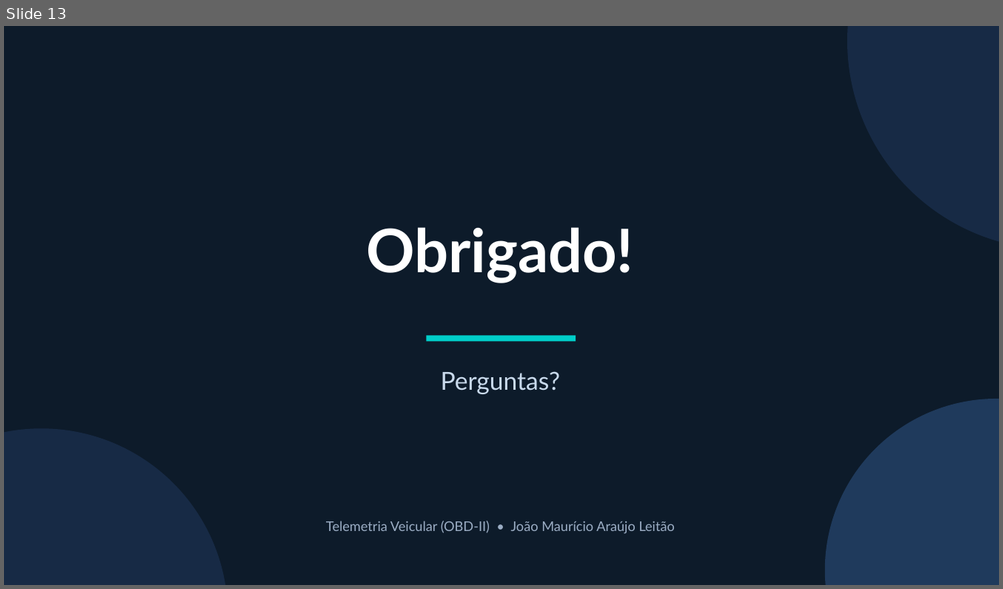
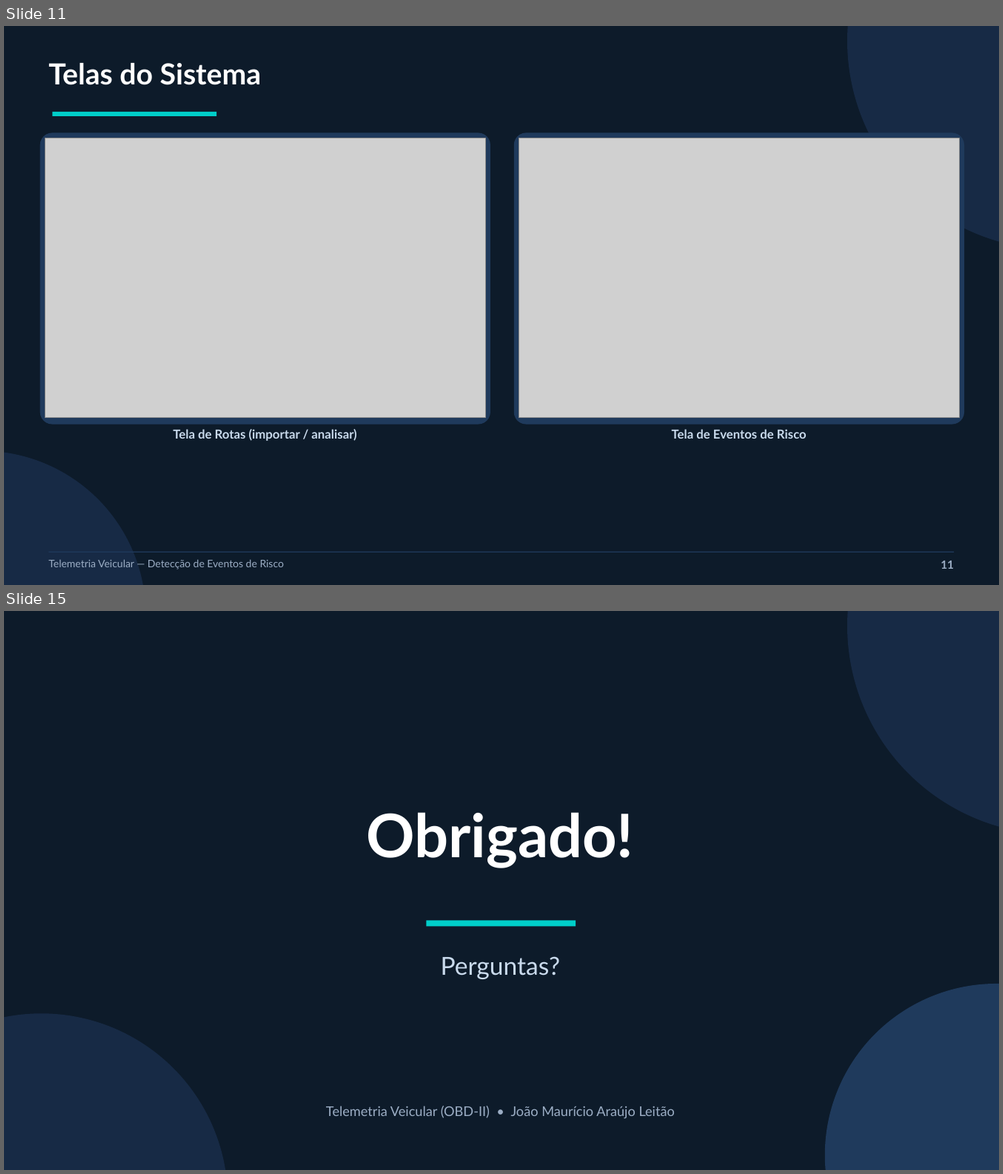
Before and after one commit to joaomauricio22/sensores-iot, a slide deck: apresentacao/slides_pav.pptx. Shown one above the other, each under a label of ours: slide 13 before the commit, slides 11 and 15 after it; the slides between them are not shown. The pictures are 1003x589 and 1003x1174 pixels, drawn with LibreOffice and Linux fonts; fonts in the diff are those of the drawing; grey boxes stand for pictures. Boxes give left, top, right and bottom in pixels: in the first picture for what was removed or moved away, otherwise in the second. Text is boxed around its words. In the diff, an @@ line names an element or a change of style, - is before the commit and + after.

```diff
--- a/apresentacao/slides_pav.pptx
+++ b/apresentacao/slides_pav.pptx
@@ slide 11 added at bbox=[4, 26, 999, 585], background #FFFFFF @@
@@ rectangle added at bbox=[4, 26, 999, 585], fill #0D1B2A @@
@@ ellipse added at bbox=[847, 26, 999, 249], fill #172A45 @@
@@ text added at bbox=[48, 63, 262, 85], 28 pt, text #FFFFFF, bold @@
+Telas do Sistema
@@ rectangle added at bbox=[53, 112, 216, 116], fill #00CEC9 @@
@@ rounded rectangle added at bbox=[40, 133, 489, 424], fill #1F3A5C, outline #1F3A5C 1 pt @@
@@ rounded rectangle added at bbox=[515, 133, 964, 424], fill #1F3A5C, outline #1F3A5C 1 pt @@
@@ picture added at bbox=[45, 138, 485, 417] @@
@@ picture added at bbox=[519, 138, 959, 417] @@
@@ text added at bbox=[173, 429, 356, 441], 12 pt, text #C9DAEC, bold @@
+Tela de Rotas (importar / analisar)
@@ text added at bbox=[671, 429, 806, 439], 12 pt, text #C9DAEC, bold @@
+Tela de Eventos de Risco
@@ ellipse added at bbox=[4, 452, 146, 585], fill #172A45 @@
@@ rectangle added at bbox=[48, 552, 954, 553], fill #1F3A5C @@
@@ text added at bbox=[48, 560, 284, 570], 10 pt, text #9BADC4 @@
+Telemetria Veicular — Detecção de Eventos de Risco
@@ text added at bbox=[940, 561, 953, 569], 11 pt, text #9BADC4, bold @@
+11
@@ what was slide 13 is now slide 15 @@
```
Also in this commit, not shown: 8 slides changed, 2 other slides added, 1 slide removed, 10 other files.
